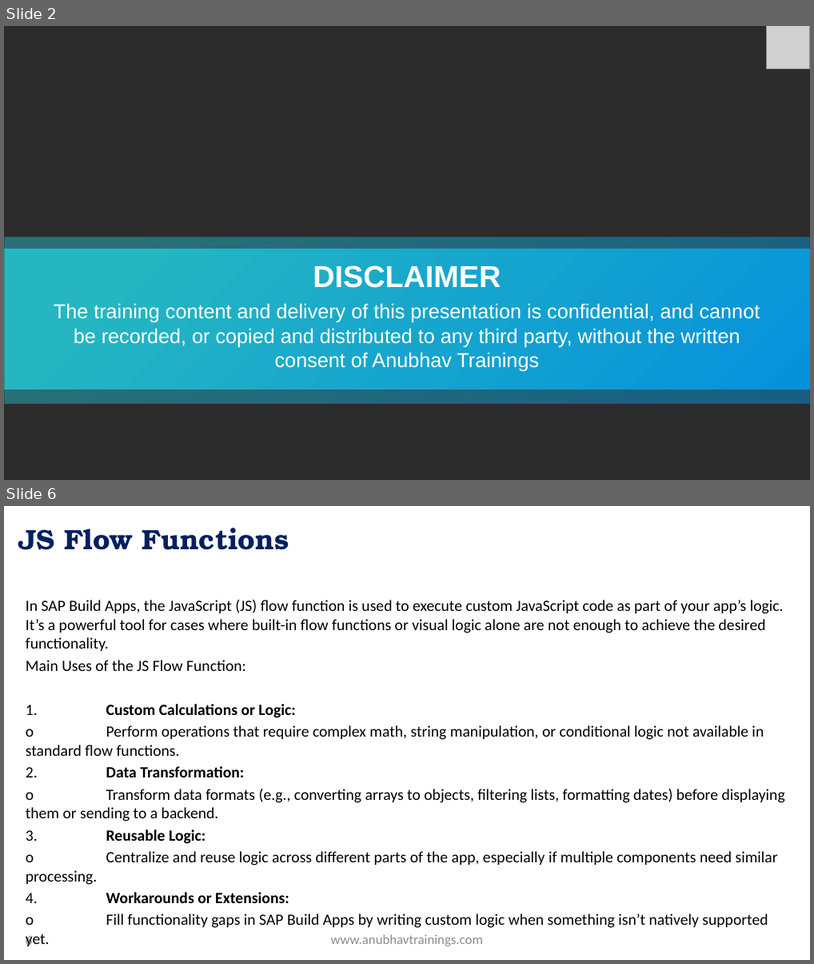
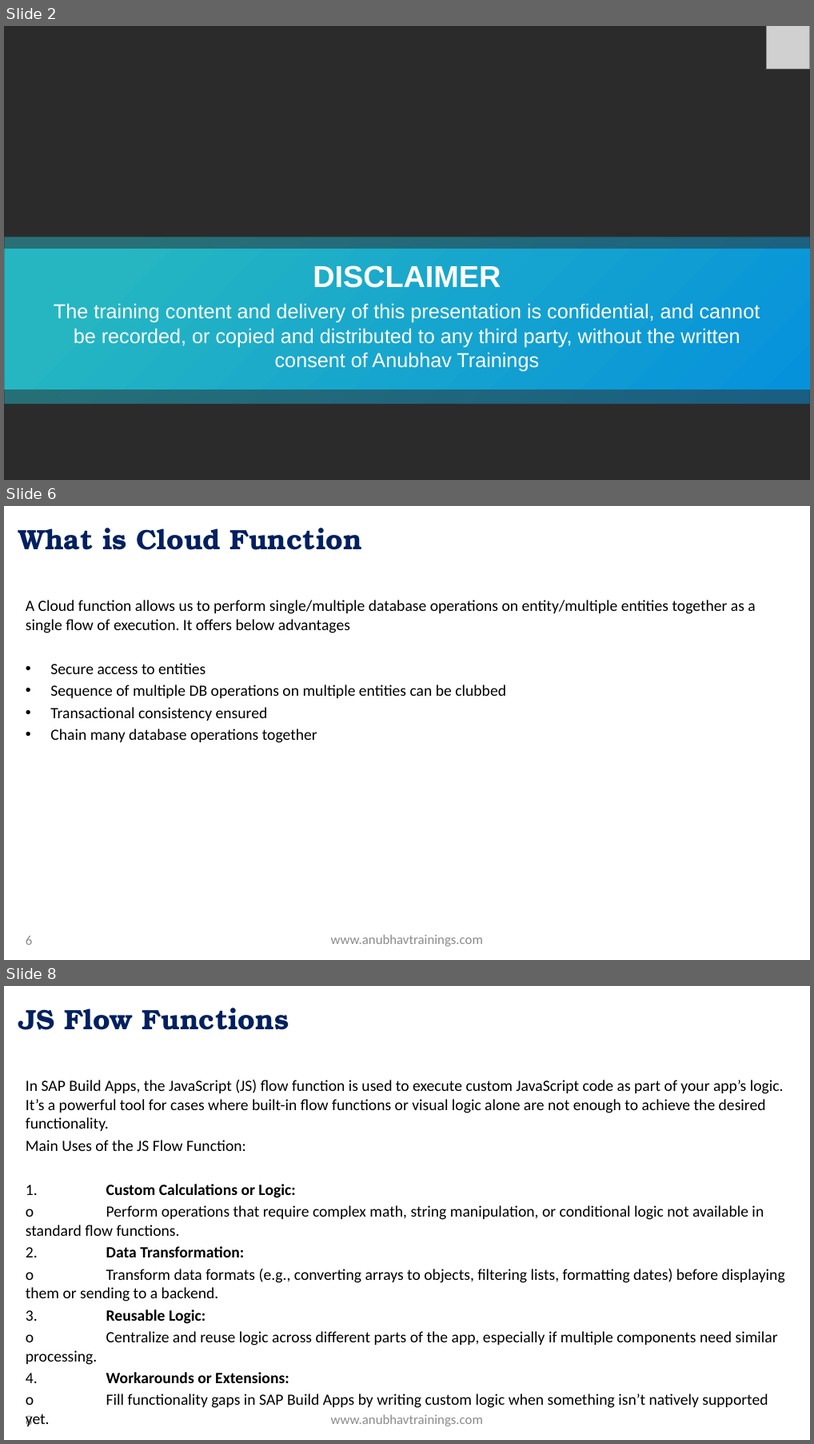
Before and after one commit to soyuztechnologies/SAP_Build_End_to_End, a slide deck: Day 28/SAP Build Training Day 28.pptx. Shown one above the other, each under a label of ours: slides 2 and 6 before the commit, slides 2, 6 and 8 after it; the slides between them are not shown. The pictures are 814x964 and 814x1444 pixels, drawn with LibreOffice and Linux fonts; fonts in the diff are those of the drawing; grey boxes stand for pictures; background and template pictures are left out; a plain dark background stands for a picture behind light text. Boxes give left, top, right and bottom in pixels: in the first picture for what was removed or moved away, otherwise in the second. Text is boxed around its words. In the diff, an @@ line names an element or a change of style, - is before the commit and + after.

```diff
--- a/Day 28/SAP Build Training Day 28.pptx
+++ b/Day 28/SAP Build Training Day 28.pptx
@@ slide 6 added at (x1=4, y1=506, x2=810, y2=960), background picture (left out) @@
@@ title added at (x1=18, y1=528, x2=362, y2=550), 25 pt, text gradient #002060 to #0070C0, bold @@
+What is Cloud Function
@@ text added at (x1=26, y1=600, x2=755, y2=743), 14 pt, text #000000 @@
+A Cloud function allows us to perform single/multiple database operations on entity/multiple entities together as a single flow of execution. It offers below advantages
+• Secure access to entities
+• Sequence of multiple DB operations on multiple entities can be clubbed
+• Transactional consistency ensured
+• Chain many database operations together
@@ page number added at (x1=26, y1=936, x2=32, y2=944), 12 pt, text #8C8C8C @@
+6
@@ text added at (x1=331, y1=934, x2=483, y2=946), 12 pt, text #8C8C8C @@
+www.anubhavtrainings.com
@@ what was slide 6 is now slide 8 @@
```
Also in this commit, not shown: 2 slides changed, 2 other slides added, 3 other files.
